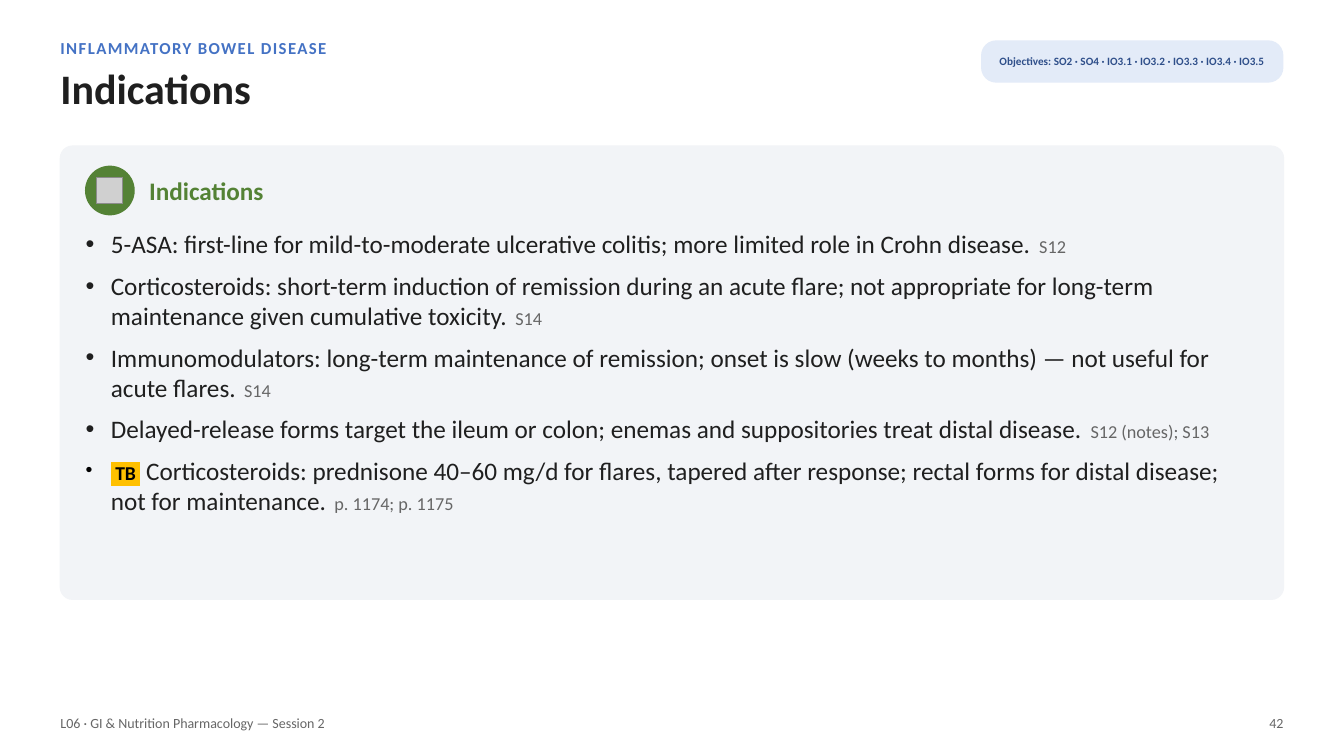
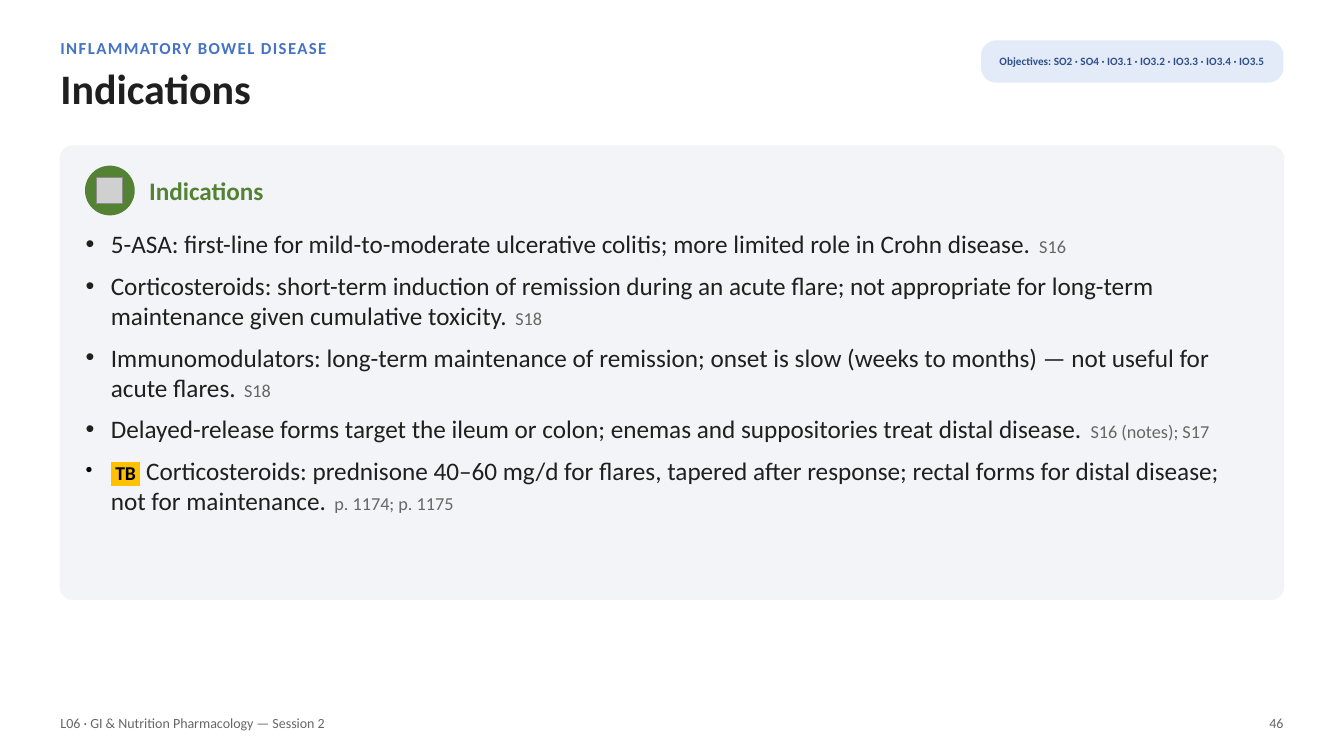
Before and after one commit to bishwokrit/DPAS-Pharm, a slide deck: slide 46 of outputs/L06/L06_Unit_3_GI_Nutrition_Session_2_study_deck.pptx (slide 42 before the commit). Drawn at 1344x756 pixels with LibreOffice and Linux fonts; fonts in the diff are those of the drawing; grey boxes stand for pictures. Boxes give left, top, right and bottom in pixels: in the first picture for what was removed or moved away, otherwise in the second. Text is boxed around its words. In the diff, an @@ line names an element or a change of style, - is before the commit and + after.

```diff
--- a/outputs/L06/L06_Unit_3_GI_Nutrition_Session_2_study_deck.pptx
+++ b/outputs/L06/L06_Unit_3_GI_Nutrition_Session_2_study_deck.pptx
@@ text at <box>111,235,1209,443</box>: text changed @@
-• 5-ASA: first-line for mild-to-moderate ulcerative colitis; more limited role in Crohn disease. S12
-• Corticosteroids: short-term induction of remission during an acute flare; not appropriate for long-term maintenance given cumulative toxicity. S14
-• Immunomodulators: long-term maintenance of remission; onset is slow (weeks to months) — not useful for acute flares. S14
-• Delayed-release forms target the ileum or colon; enemas and suppositories treat distal disease. S12 (notes); S13
+• 5-ASA: first-line for mild-to-moderate ulcerative colitis; more limited role in Crohn disease. S16
+• Corticosteroids: short-term induction of remission during an acute flare; not appropriate for long-term maintenance given cumulative toxicity. S18
+• Immunomodulators: long-term maintenance of remission; onset is slow (weeks to months) — not useful for acute flares. S18
+• Delayed-release forms target the ileum or colon; enemas and suppositories treat distal disease. S16 (notes); S17
@@ text at <box>1269,718,1283,728</box>: text changed @@
-42
+46
```
Also in this commit, not shown: 107 other slides changed, 10 slides added, 35 other files.
